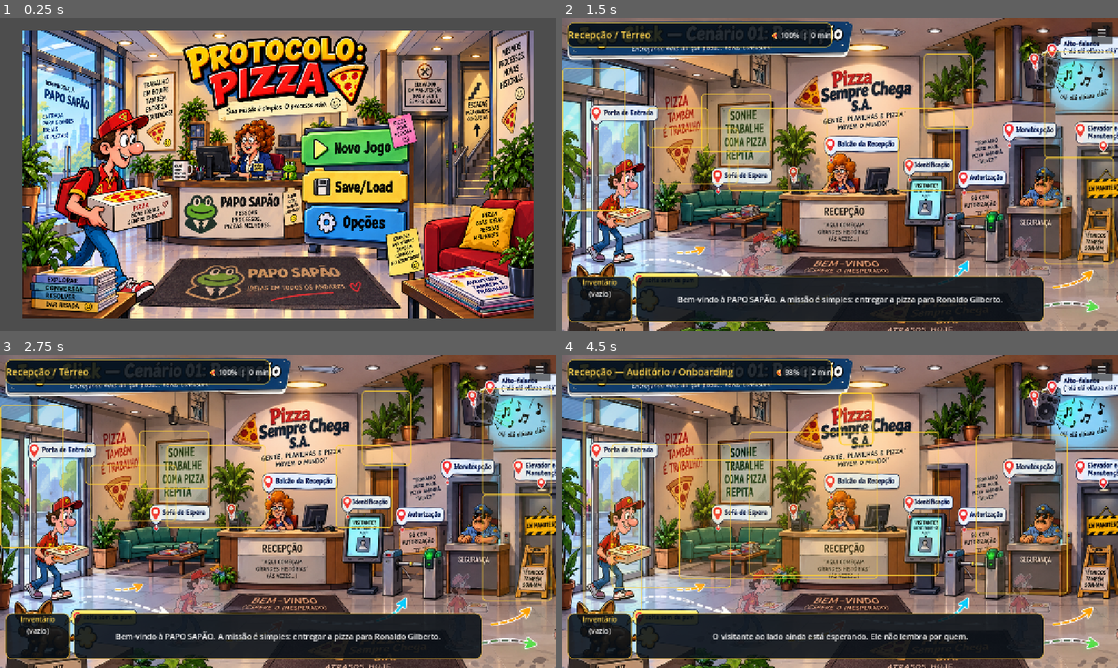
Above: before the commit, frames 1-4 (two rows, left to right).
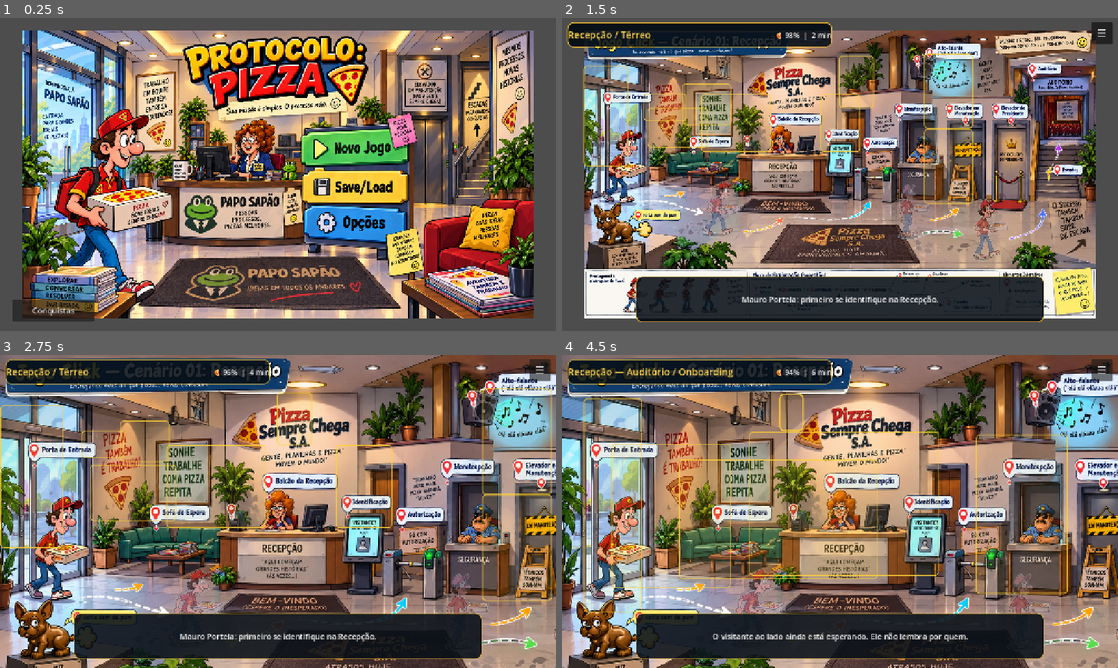
Above: after the commit, the same moments.

Repository: washincofer/protocolo-pizza
Game: Godot game, scene res://scenes/Main.tscn
Two runs of this game, one before a commit and one after it. Both use one fixed random seed, a clock stepped at 60 frames per second and the inputs below.
Inputs (mouse positions are in pixels of both pictures, inside the frame that each line leads up to; where the layout moved, square brackets give the same spot in the first picture):
- Up to frame 1 (0.25 s): no input
- Up to frame 2 (1.5 s): click (917, 146) [840, 118] at 0.5 s; click (834, 121) [778, 99] at 1.25 s
- Up to frame 3 (2.75 s): click (216, 436) at 2.02 s
- Up to frame 4 (4.5 s): click (667, 445) [678, 464] at 2.75 s; click (667, 445) [678, 464] at 3.5 s; click (789, 411) [856, 417] at 4.25 s

The runs differ from the first frame. In frame 1, 0.9% of the frame differs, in the area x 2-17%, y 90-97%; in frame 2, 81%, in the area x 0-100%, y 0-100%; in frame 3, 3.2%; in frame 4, 1.9%.
Error before the commit: Parse Error: Identifier "AchievementsUI" not declared in the current scope. (res://scripts/ui_polish.gd:21)
Error after the commit: Attempted to free a locked object (calling or emitting). (res://scripts/main.gd:21)

Commit message:
Ativa interface de conquistas no Godot

Diff:
--- a/godot/project.godot
+++ b/godot/project.godot
@@ -20,6 +20,7 @@
 MusicManager="*res://scripts/music_manager.gd"
 DialogueUI="*res://scripts/dialogue_ui.gd"
 SubareaManager="*res://scripts/subarea_manager.gd"
+AchievementsUI="*res://scripts/achievements_ui.gd"
 
 [display]
 window/size/viewport_width=1280
